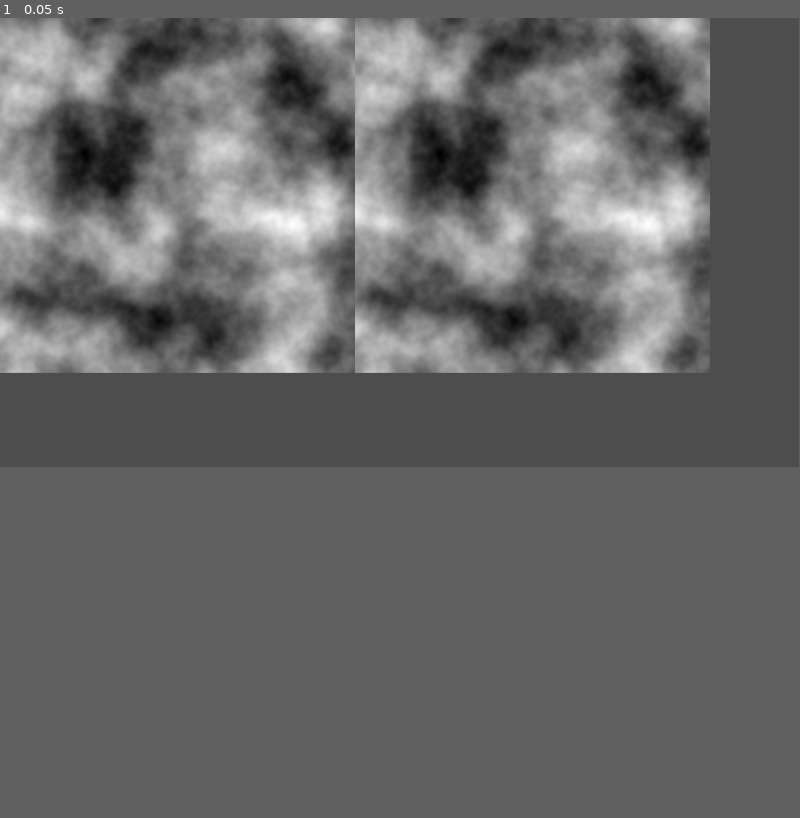
Above: before the commit, frame 1.
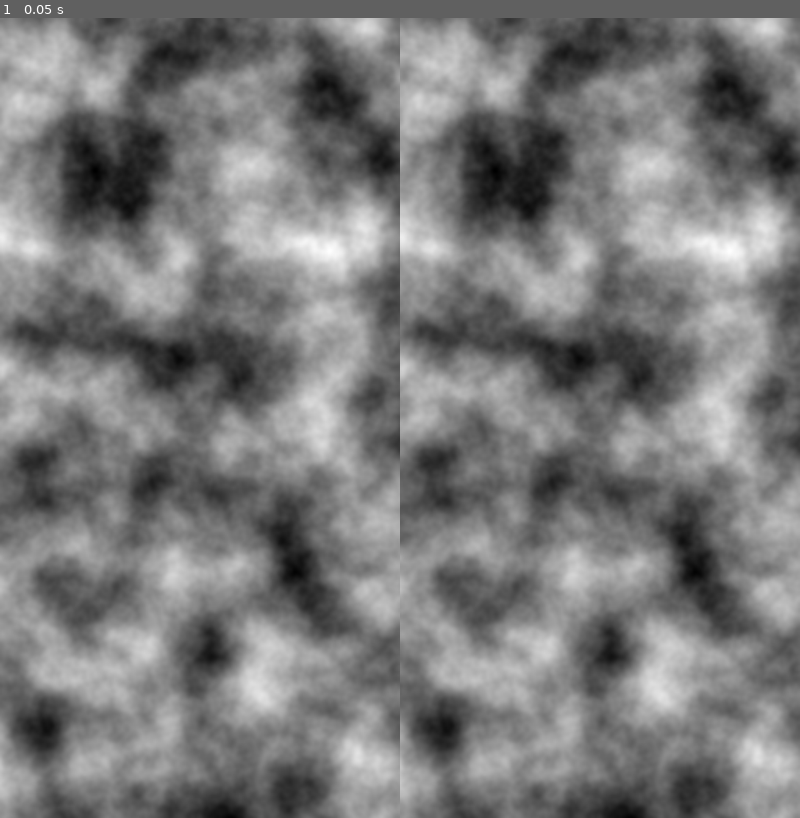
Above: after the commit, the same moment.

Repository: ColinHeathman/lbm-godot
Game: Godot game, scene res://fluid/driven_cavity/lbm_sim.tscn
The game is run twice, just before and just after one commit, with the same random seed, the same clock (stepped at 60 frames per second) and the same inputs. Before the commit the project starts from res://fluid/lbm_sim.tscn.
Inputs:
- Up to frame 1 (0.05 s): no input
In our replay, the window is 799x449 before the commit and 800x800 after it. These sizes can differ from the game's own. Grey fills any space a smaller window leaves; there, only what the larger window draws over its background counts as a difference.

The runs differ from the first frame. In frame 1, 62% of the frame differs, in the area x 0-100%, y 0-100%.
Error before the commit: Assertion failed. (res://fluid/lbm_sim_gpu.gd:57)
Error after the commit: Assertion failed. (res://fluid/lbm_sim_gpu.gd:58)

Commit message:
Add wind_tunnel scene

Diff:
--- a/fluid/create_obstacles_image.gd
+++ /dev/null
@@ -1,31 +0,0 @@
-@tool
-extends EditorScript
-
-
-const WIDTH = 256;
-const HEIGHT = 256;
-const centre = Vector2i(64,128);
-const RADIUS = 12.0;
-
-func _run():
-	var img = Image.create(WIDTH, HEIGHT, false, Image.FORMAT_RGBA8)
-
-	for y in HEIGHT:
-		for x in WIDTH:
-			var px = Vector2i(x, y)
-			var r = px - centre
-			var r_len = r.length()
-			if r_len > RADIUS:
-				img.set_pixel(x, y, Color.TRANSPARENT)
-			else:
-				# l^2 = x^2 + y^2 + z^2
-				# z^2 = l^2 - x^2 - y^2
-				var z: float = sqrt(RADIUS*RADIUS - r.length_squared() as float)
-				var n = Vector3(r.x as float, r.y as float, z).normalized()
-				var c = Color.BLACK
-				c.r = (n.x * 0.5) + 0.5
-				c.g = (n.y * 0.5) + 0.5
-				c.b = (n.z * 0.25) + 0.75
-				img.set_pixel(x, y, c)
-
-	img.save_png("res://compute/obstacles.png")
--- /dev/null
+++ b/fluid/driven_cavity/lbm_sim.tscn
@@ -0,0 +1,37 @@
+[gd_scene format=3 uid="uid://dwd41koydx2er"]
+
+[ext_resource type="Script" uid="uid://d3wu2r50y1bhc" path="res://fluid/lbm_sim_gpu.gd" id="1_4m8n2"]
+[ext_resource type="Texture2D" uid="uid://b7f7x2m8qg0qu" path="res://fluid/gradient.tres" id="3_upuer"]
+
+[sub_resource type="FastNoiseLite" id="FastNoiseLite_fedhe"]
+
+[sub_resource type="FastNoiseLite" id="FastNoiseLite_fs73m"]
+
+[sub_resource type="NoiseTexture2D" id="NoiseTexture2D_fs73m"]
+width = 256
+noise = SubResource("FastNoiseLite_fs73m")
+
+[sub_resource type="NoiseTexture2D" id="NoiseTexture2D_oic2o"]
+width = 256
+noise = SubResource("FastNoiseLite_fs73m")
+
+[node name="LatticeSimulation" type="Node2D" unique_id=532746658]
+
+[node name="Sim" type="Node" parent="." unique_id=1619595129 node_paths=PackedStringArray("display", "display_normals")]
+script = ExtResource("1_4m8n2")
+display = NodePath("../Color")
+display_normals = NodePath("../Normals")
+noise = SubResource("FastNoiseLite_fedhe")
+gradient = ExtResource("3_upuer")
+HEIGHT = 512
+
+[node name="Color" type="Sprite2D" parent="." unique_id=565904655]
+scale = Vector2(2, 2)
+texture = SubResource("NoiseTexture2D_fs73m")
+centered = false
+
+[node name="Normals" type="Sprite2D" parent="." unique_id=929253141]
+position = Vector2(512, 0)
+scale = Vector2(2, 2)
+texture = SubResource("NoiseTexture2D_oic2o")
+centered = false
--- a/fluid/lbm_sim_gpu.gd
+++ b/fluid/lbm_sim_gpu.gd
@@ -5,6 +5,9 @@
 @export var obstacles: Image
 @export var noise: FastNoiseLite
 @export var gradient: GradientTexture1D
+
+@export var WIDTH = 256
+@export var HEIGHT = 256
 
 var iteration = 0
 
@@ -36,12 +39,10 @@
 var _gradient_texture: RID
 var _normal_texture: RID
 
-const WIDTH = 256
-const HEIGHT = 256
 const EMPTY = Color(0.0, 0.0, 0.0, 1.0)
 
-const WORKGROUP_X = WIDTH
-const WORKGROUP_Y = HEIGHT
+var WORKGROUP_X = WIDTH
+var WORKGROUP_Y = HEIGHT
 const INVOCATIONS_X = 1
 const INVOCATIONS_Y = 1
 
@@ -73,9 +74,8 @@
 	_obstacle_texture_format = RDTextureFormat.new()
 	_obstacle_texture_format.width = WIDTH
 	_obstacle_texture_format.height = HEIGHT
-	_obstacle_texture_format.depth = 9
 	_obstacle_texture_format.mipmaps = 1
-	_obstacle_texture_format.texture_type = RenderingDevice.TEXTURE_TYPE_3D
+	_obstacle_texture_format.texture_type = RenderingDevice.TEXTURE_TYPE_2D
 	_obstacle_texture_format.format = _rd.DATA_FORMAT_R8_UINT
 	_obstacle_texture_format.usage_bits |= _rd.TEXTURE_USAGE_STORAGE_BIT
 	_obstacle_texture_format.usage_bits |= _rd.TEXTURE_USAGE_CAN_UPDATE_BIT
@@ -104,7 +104,7 @@
 	_gradient_texture_format.usage_bits |= _rd.TEXTURE_USAGE_CAN_COPY_FROM_BIT
 
 	# Create compute pipelines
-	var fluid_shader_file := load("res://compute/shaders/fluid_lbm.glsl")
+	var fluid_shader_file := preload("res://fluid/shaders/fluid_lbm.glsl")
 	var fluid_shader_spirv: RDShaderSPIRV = fluid_shader_file.get_spirv()
 	_fluid_shader = _rd.shader_create_from_spirv(fluid_shader_spirv)
 	_fluid_pipeline = _rd.compute_pipeline_create(_fluid_shader)
@@ -121,7 +121,7 @@
 	_fluid_obstacle_uniform.uniform_type = RenderingDevice.UNIFORM_TYPE_IMAGE
 	_fluid_obstacle_uniform.binding = 2
 
-	var visualization_shader_file := load("res://compute/shaders/visualization.glsl")
+	var visualization_shader_file := load("res://fluid/shaders/visualization.glsl")
 	var visualization_shader_spirv: RDShaderSPIRV = visualization_shader_file.get_spirv()
 	_visualization_shader = _rd.shader_create_from_spirv(visualization_shader_spirv)
 	_visualization_pipeline = _rd.compute_pipeline_create(_visualization_shader)
@@ -159,17 +159,13 @@
 	_normal_texture = _rd.texture_create(_color_texture_format, _default_texture_view)
 	assert(_rd.texture_is_valid(_normal_texture))
 
-	# Initialize with noise data
-	var noise_image: Image = noise.get_image(WIDTH, HEIGHT)
+	# Initialize all 9 layers of the 3D texture
 	var input_data := PackedFloat32Array()
-
-	# Initialize all 9 layers of the 3D texture
 	for z in range(9):
 		for y in range(HEIGHT):
 			for x in range(WIDTH):
 				var color := EMPTY
 				color.r = 0.5
-				#color.r += (noise_image.get_pixel(x, y).r - 0.5)
 				input_data.append(color.r)
 
 	# Upload initial data to input texture
@@ -177,8 +173,9 @@
 	_rd.texture_update(_lattice_textures[0], 0, data_bytes)
 
 	# Upload initial obstacle texture
-	obstacles.convert(Image.FORMAT_R8)
-	_rd.texture_update(_obstacle_texture, 0, obstacles.get_data())
+	if obstacles != null:
+		obstacles.convert(Image.FORMAT_R8)
+		_rd.texture_update(_obstacle_texture, 0, obstacles.get_data())
 
 	var gradient_image = gradient.get_image()
 	gradient_image.convert(Image.FORMAT_RGBAF)
--- /dev/null
+++ b/fluid/wind_tunnel/create_obstacles_image.gd
@@ -0,0 +1,62 @@
+@tool
+extends EditorScript
+
+
+const WIDTH = 512;
+const HEIGHT = 256;
+const centre = Vector2i(64,128);
+const RADIUS = 12.0;
+
+const OBSTACLE : int = 1;
+const E: int   = 1<<1;
+const N: int   = 1<<2;
+const W: int   = 1<<3;
+const S: int   = 1<<4;
+
+func _run():
+	var img = Image.create(WIDTH, HEIGHT, false, Image.FORMAT_R8)
+
+	for y in range(HEIGHT):
+		for x in range(WIDTH):
+			var px = Vector2i(x, y)
+			var r = px - centre
+			var r_len = r.length()
+			if r_len > RADIUS:
+				img.set_pixel(x, y, 0)
+			else:
+				img.set_pixel(x, y, Color.from_rgba8(OBSTACLE, 0, 0, 0))
+
+	for y in range(1, HEIGHT-1):
+		for x in range(1, WIDTH-1):
+			var r = img.get_pixel(x, y).r8
+
+			if img.get_pixel(x+1, y).r8 & OBSTACLE > 0:
+				r |= E
+			if img.get_pixel(x-1, y).r8 & OBSTACLE > 0:
+				r |= W
+			if img.get_pixel(x, y+1).r8 & OBSTACLE > 0:
+				r |= S
+			if img.get_pixel(x, y-1).r8 & OBSTACLE > 0:
+				r |= N
+
+			img.set_pixel(x, y, Color.from_rgba8(r, 0, 0, 0))
+
+	# for y in HEIGHT:
+	# 	for x in WIDTH:
+	# 		var px = Vector2i(x, y)
+	# 		var r = px - centre
+	# 		var r_len = r.length()
+	# 		if r_len > RADIUS:
+	# 			img.set_pixel(x, y, Color.TRANSPARENT)
+	# 		else:
+	# 			# l^2 = x^2 + y^2 + z^2
+	# 			# z^2 = l^2 - x^2 - y^2
+	# 			var z: float = sqrt(RADIUS*RADIUS - r.length_squared() as float)
+	# 			var n = Vector3(r.x as float, r.y as float, z).normalized()
+	# 			var c = Color.BLACK
+	# 			c.r = (n.x * 0.5) + 0.5
+	# 			c.g = (n.y * 0.5) + 0.5
+	# 			c.b = (n.z * 0.25) + 0.75
+	# 			img.set_pixel(x, y, c)
+
+	img.save_png("res://fluid/wind_tunnel/obstacles.png")
--- a/fluid/lbm_sim.tscn
+++ b/fluid/wind_tunnel/wind_tunnel.tscn
@@ -1,27 +1,27 @@
-[gd_scene format=3 uid="uid://dwd41koydx2er"]
+[gd_scene format=3 uid="uid://bmvlhtbgawnus"]
 
-[ext_resource type="Script" uid="uid://d3wu2r50y1bhc" path="res://fluid/lbm_sim_gpu.gd" id="1_fedhe"]
-[ext_resource type="Image" uid="uid://bkyyuvydnu4ai" path="res://fluid/obstacles.png" id="2_q2ia2"]
-[ext_resource type="Texture2D" uid="uid://b7f7x2m8qg0qu" path="res://fluid/gradient.tres" id="3_ye10r"]
+[ext_resource type="Script" uid="uid://d3wu2r50y1bhc" path="res://fluid/lbm_sim_gpu.gd" id="1_w47j0"]
+[ext_resource type="Texture2D" uid="uid://b7f7x2m8qg0qu" path="res://fluid/gradient.tres" id="2_ao4ju"]
+[ext_resource type="Image" uid="uid://bkyyuvydnu4ai" path="res://fluid/wind_tunnel/obstacles.png" id="2_f7wnt"]
 
 [sub_resource type="FastNoiseLite" id="FastNoiseLite_fedhe"]
 
 [sub_resource type="FastNoiseLite" id="FastNoiseLite_fs73m"]
 
 [sub_resource type="NoiseTexture2D" id="NoiseTexture2D_fs73m"]
-width = 256
 height = 256
 noise = SubResource("FastNoiseLite_fs73m")
 
 [node name="LatticeSimulation" type="Node2D" unique_id=532746658]
 
 [node name="Sim" type="Node" parent="." unique_id=1619595129 node_paths=PackedStringArray("display", "display_normals")]
-script = ExtResource("1_fedhe")
+script = ExtResource("1_w47j0")
 display = NodePath("../Color")
 display_normals = NodePath("../Normals")
-obstacles = ExtResource("2_q2ia2")
+obstacles = ExtResource("2_f7wnt")
 noise = SubResource("FastNoiseLite_fedhe")
-gradient = ExtResource("3_ye10r")
+gradient = ExtResource("2_ao4ju")
+WIDTH = 512
 
 [node name="Color" type="Sprite2D" parent="." unique_id=565904655]
 scale = Vector2(2, 2)
@@ -29,7 +29,7 @@
 centered = false
 
 [node name="Normals" type="Sprite2D" parent="." unique_id=929253141]
-position = Vector2(512, 0)
+position = Vector2(0, 512)
 scale = Vector2(2, 2)
 texture = SubResource("NoiseTexture2D_fs73m")
 centered = false
--- a/project.godot
+++ b/project.godot
@@ -18,3 +18,8 @@
 run/main_scene="uid://dwd41koydx2er"
 config/features=PackedStringArray("4.6", "GL Compatibility")
 config/icon="res://icon.svg"
+
+[display]
+
+window/size/viewport_width=1024
+window/size/viewport_height=1024
Not shown, removed: fluid/create_obstacles_image.gd.uid
Binary file removed: fluid/obstacles.png
Not shown, removed: fluid/obstacles.png.import
Not shown, changed: fluid/shaders/fluid_lbm.glsl
Not shown, added: fluid/wind_tunnel/create_obstacles_image.gd.uid
Binary file added: fluid/wind_tunnel/obstacles.png
Not shown, added: fluid/wind_tunnel/obstacles.png.import
